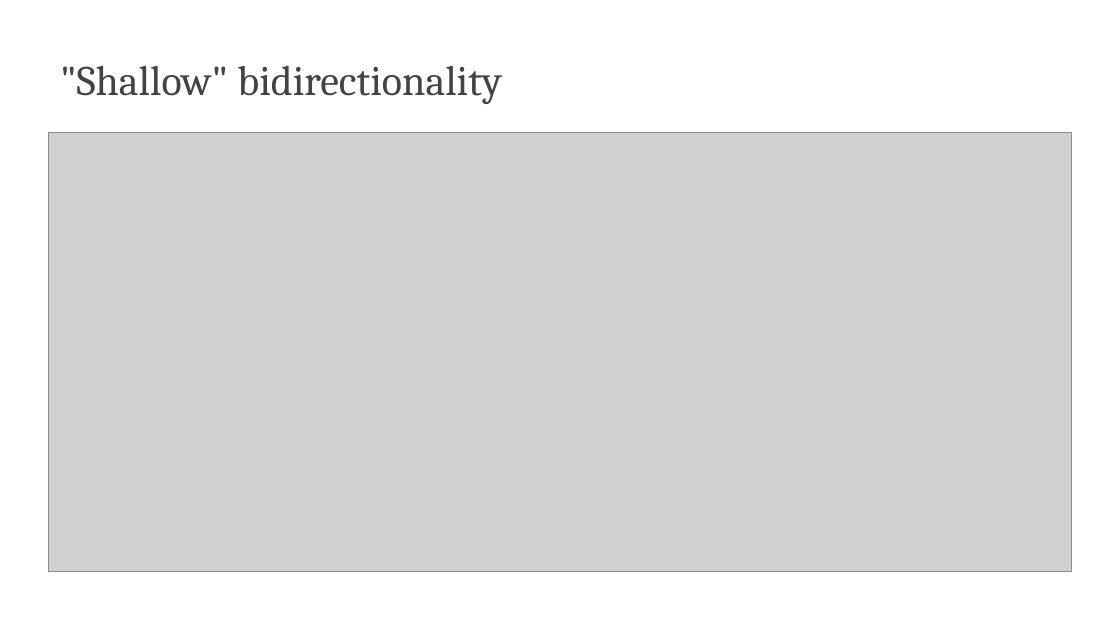
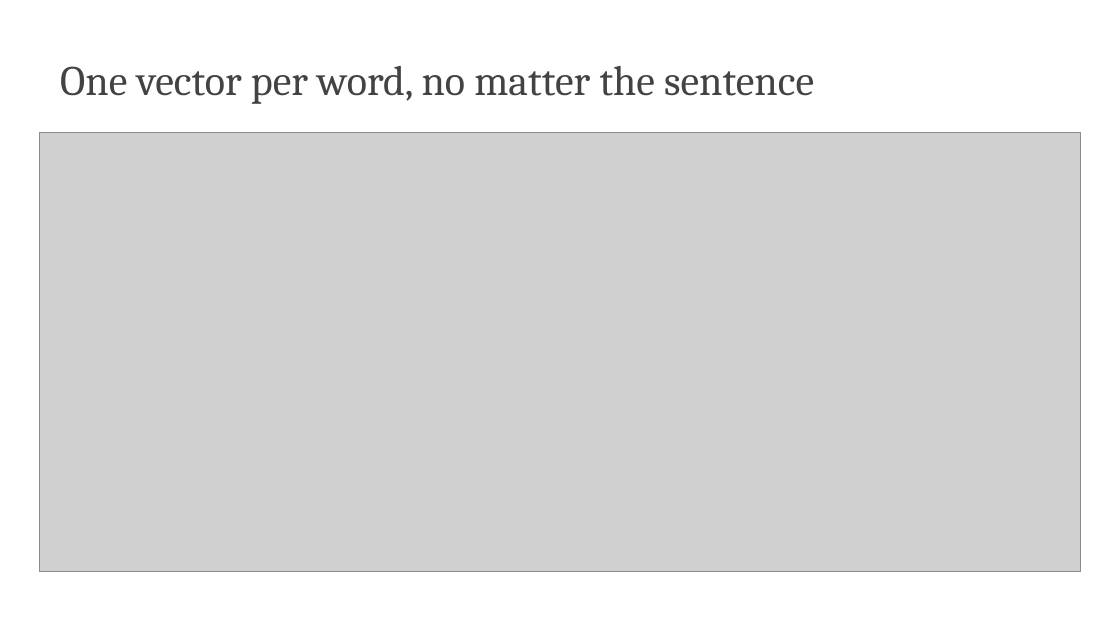
Before and after one commit to edavalosanaya/CSCI3495_NLP_LLMs_Student, a slide deck: slide 2 of weeks/week-07/class-01/lecture/slides.pptx (slide 11 before the commit). Drawn at 1120x630 pixels with LibreOffice and Linux fonts; fonts in the diff are those of the drawing; grey boxes stand for pictures; background and template pictures are left out. Boxes give left, top, right and bottom in pixels: in the first picture for what was removed or moved away, otherwise in the second. Text is boxed around its words. In the diff, an @@ line names an element or a change of style, - is before the commit and + after.

```diff
--- a/weeks/week-07/class-01/lecture/slides.pptx
+++ b/weeks/week-07/class-01/lecture/slides.pptx
@@ title at box(60, 66, 814, 104): text changed @@
-"Shallow" bidirectionality
+One vector per word, no matter the sentence
@@ picture: place and size @@
-picture at box(48, 132, 1071, 571)
+picture at box(39, 132, 1081, 571)
```
Also in this commit, not shown: 3 other slides changed, 9 slides added, 14 slides removed, 1 other file.
